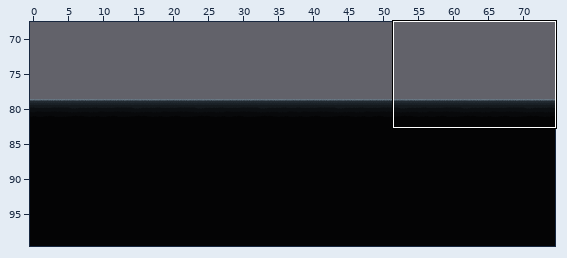
One commit to this Tiled map: Aftamath/assets/maps/MunicipalDistrict.tmx. The first picture is a wide view before the edit; the outline marks the close-up.
Close-up. The starting point:
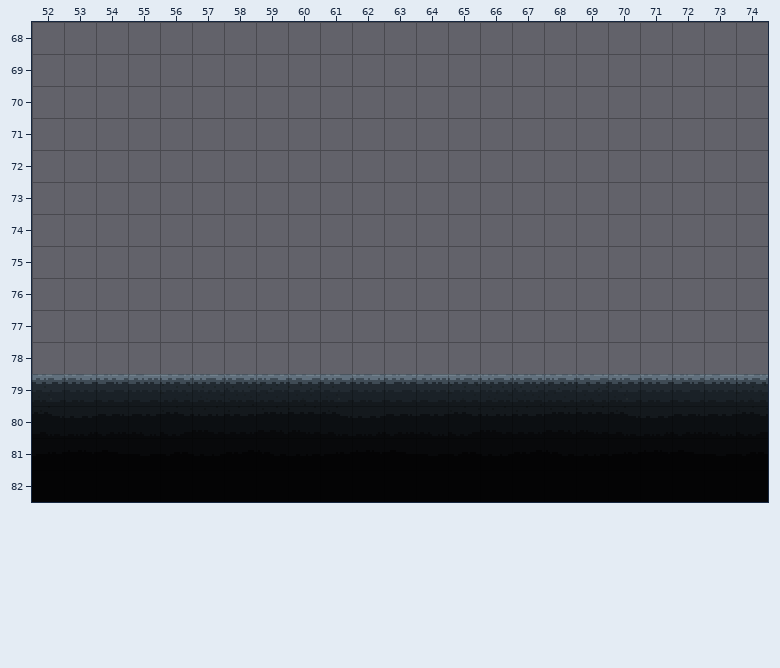
Cells are 16x16 px. Shown: x 52..74, y 68..82.
And afterwards:
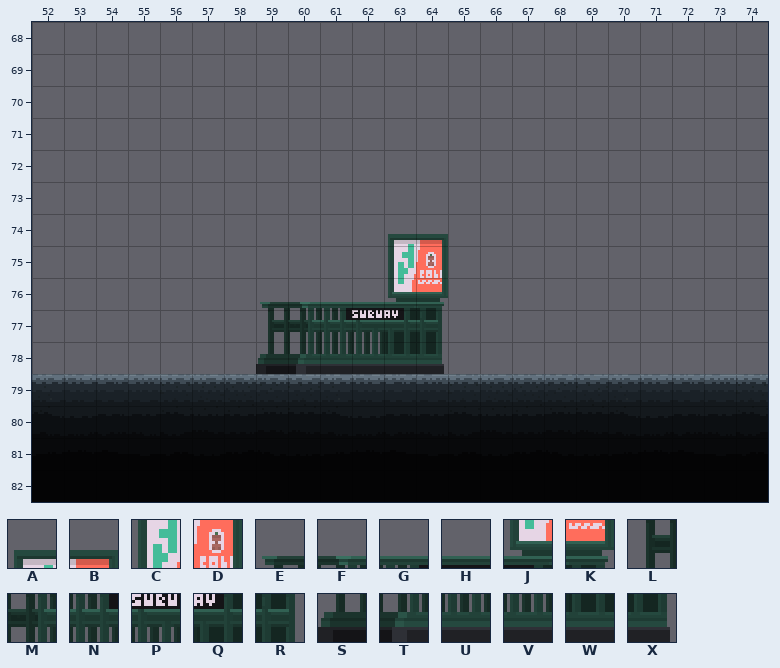
Key: from "Tiledtest": A 90, B 91, C 162, D 163, E 230, F 231, G 232, H 233, J 234, K 235, L 302, M 303, N 304, P 305, Q 306, R 307, S 374, T 375, U 376, V 377, W 378, X 379.
_ is an empty cell.
Difference:
Layer "bg1":
y 74: x 63..64 __ -> AB
y 75: x 63..64 __ -> CD
y 76: x 59..64 ______ -> EFGHJK
y 77: x 59..64 ______ -> LMNPQR
y 78: x 59..64 ______ -> STUVWX
